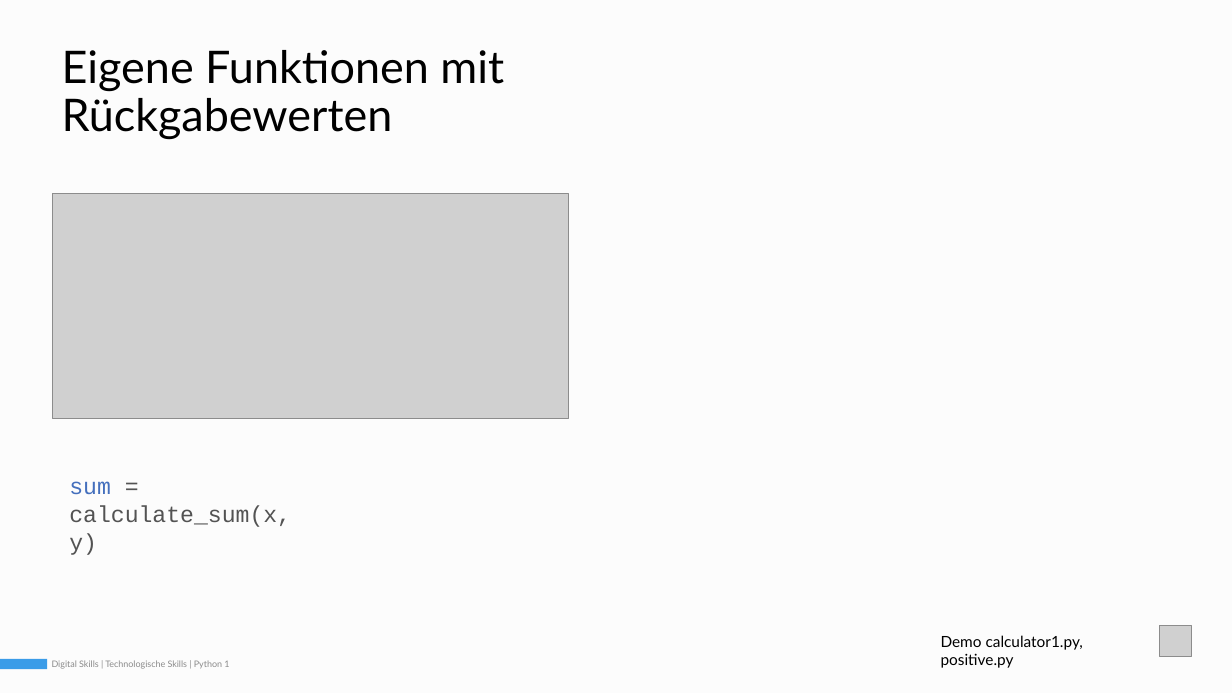
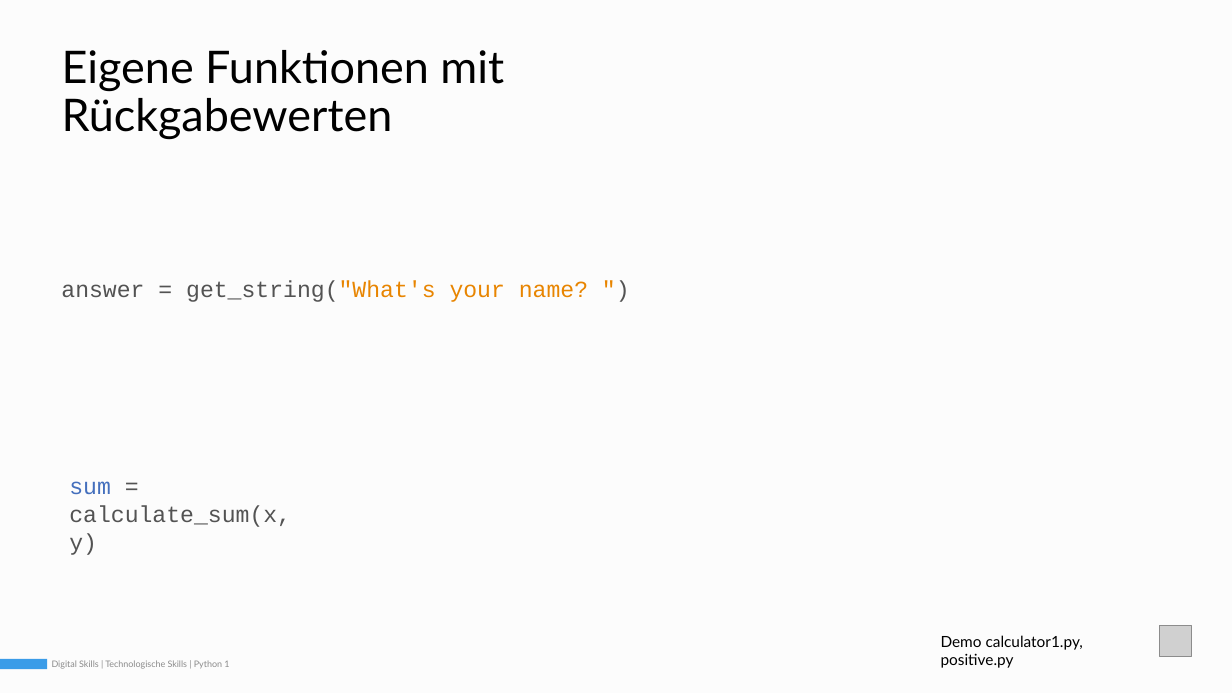
Before and after one commit to Simple-codinger/digitalskills, a slide deck: slide 2 of semester1_technology_skills/05_python2/slides/DigitalSkills_01_05_Python2_220629_v2.pptx. Drawn at 1232x693 pixels with LibreOffice and Linux fonts; fonts in the diff are those of the drawing; grey boxes stand for pictures. Boxes give left, top, right and bottom in pixels: in the first picture for what was removed or moved away, otherwise in the second. Text is boxed around its words. In the diff, an @@ line names an element or a change of style, - is before the commit and + after.

```diff
--- a/semester1_technology_skills/05_python2/slides/DigitalSkills_01_05_Python2_220629_v2.pptx
+++ b/semester1_technology_skills/05_python2/slides/DigitalSkills_01_05_Python2_220629_v2.pptx
@@ picture removed at [53,194,568,419] @@
@@ text added at [61,280,588,302], 18 pt, text #535353 @@
+answer = get_string("What's your name? ")
```
Also in this commit, not shown: 1 other slide changed, 4 other files.
